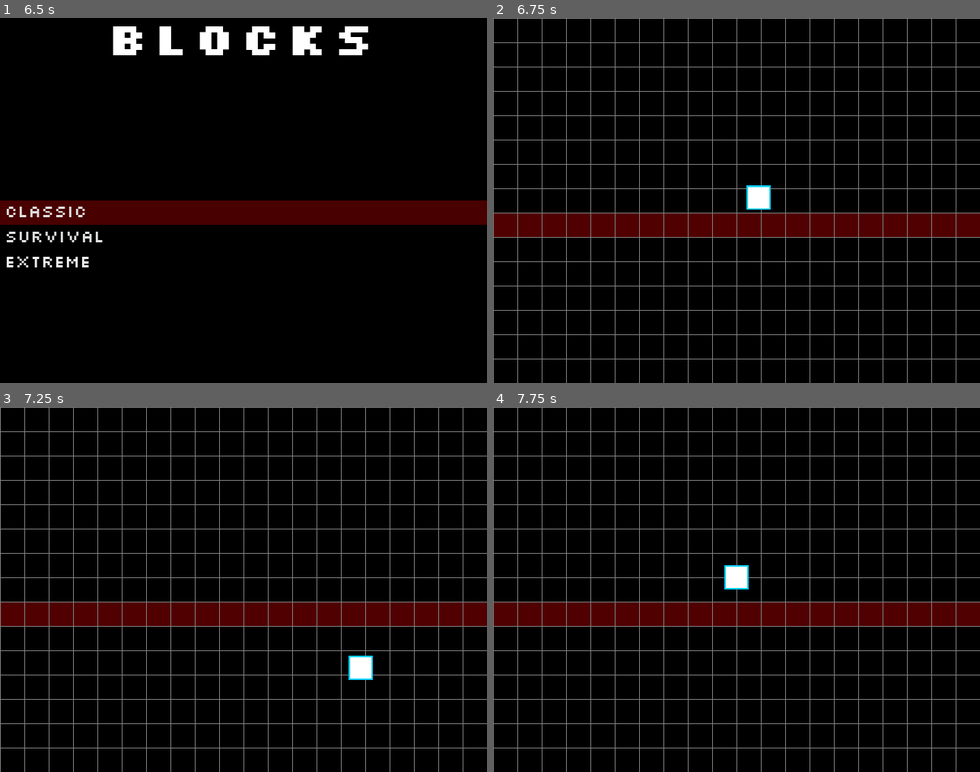
Above: before the commit, frames 1-4 (two rows, left to right).
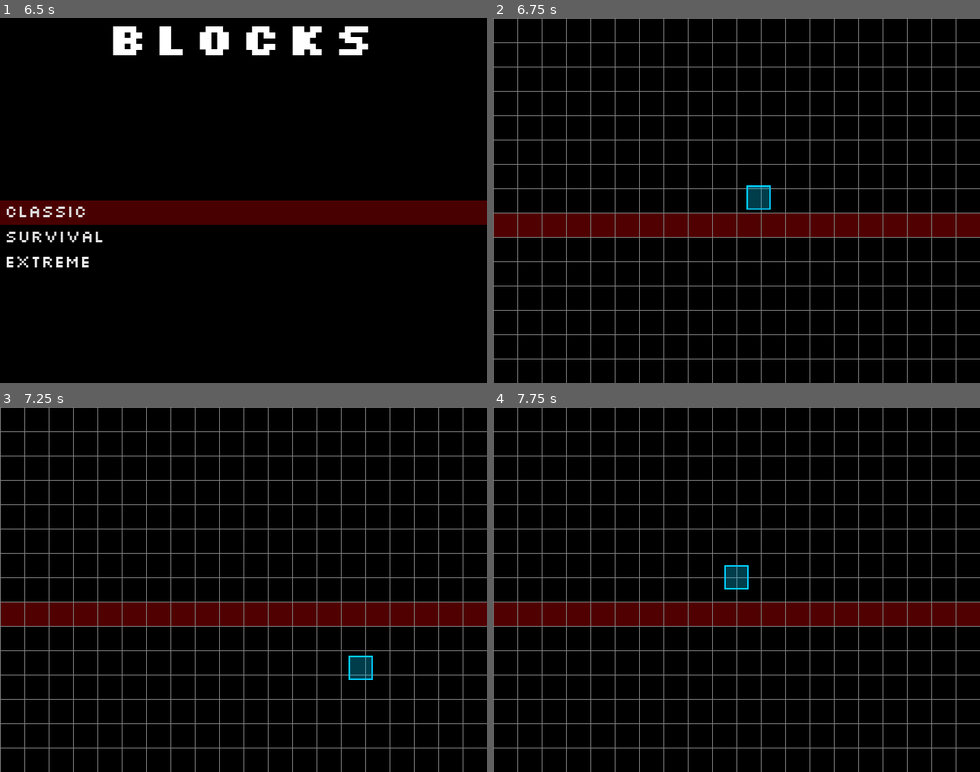
Above: after the commit, the same moments.

Repository: boscutti939/Blocks
Game: Godot game, scene res://Scenes/Menu.tscn
Same seed, same stepped clock (60 frames per second), same inputs: the game is played once before the commit and once after it.
Inputs:
- Up to frame 1 (6.5 s): click "Play" at 0.5 s; click "Play" at 1.25 s; click "Options" at 2 s; tap Enter at 2.75 s; hold D 2.78-3.5 s; hold Enter 2.78-3.5 s; tap Space at 3.02 s; click "Classic" at 3.5 s; click "Classic" at 4.25 s; click "Survival" at 5 s; click "Extreme" at 5.75 s
- Up to frame 2 (6.75 s): tap Space at 6.5 s; hold D from 6.53 s (still down); tap Enter at 6.6 s
- Up to frame 3 (7.25 s): keep holding D; tap Space at 6.77 s
- Up to frame 4 (7.75 s): release D at 7.28 s; hold A from 7.28 s (still down); hold R from 7.28 s (still down); tap Enter at 7.55 s

Frame 1 is identical in both runs. In frame 2, 0.3% of the frame differs, in the area x 52-57%, y 46-53%; in frame 3, 0.3%; in frame 4, 0.3%.

Commit message:
oops, lava was invisible
my bad, fixed it now

Diff:
--- a/Scenes/blockCollisionCheck.tscn
+++ b/Scenes/blockCollisionCheck.tscn
@@ -4,7 +4,6 @@
 extents = Vector2( 16, 16 )
 
 [node name="blockCollisionCheck" type="Area2D"]
-editor/display_folded = true
 collision_layer = 2
 collision_mask = 2
 
--- a/Scenes/field.tscn
+++ b/Scenes/field.tscn
@@ -23,7 +23,7 @@
 extents = Vector2( 32, 32 )
 
 [sub_resource type="RectangleShape2D" id=2]
-extents = Vector2( 320, 224 )
+extents = Vector2( 320, 232 )
 
 [sub_resource type="RectangleShape2D" id=3]
 extents = Vector2( 320, 384 )
@@ -120,7 +120,7 @@
 collision_mask = 16
 
 [node name="collisionShape" type="CollisionShape2D" parent="sceneCamera/blockCheckArea"]
-position = Vector2( 320, 240 )
+position = Vector2( 320, 232 )
 shape = SubResource( 2 )
 
 [node name="blockDestroyArea" type="Area2D" parent="sceneCamera"]
@@ -133,6 +133,7 @@
 collision_mask = 16
 
 [node name="collisionShape" type="CollisionShape2D" parent="sceneCamera/blockDestroyArea"]
+visible = false
 position = Vector2( 320, 384 )
 shape = SubResource( 3 )
 
@@ -154,7 +155,6 @@
 }
 
 [node name="lava" type="Node2D" parent="."]
-visible = false
 position = Vector2( 320, 480 )
 z_index = 10
 script = ExtResource( 15 )
--- a/Scenes/player.tscn
+++ b/Scenes/player.tscn
@@ -14,7 +14,7 @@
 
 [sub_resource type="Gradient" id=1]
 offsets = PoolRealArray( 1 )
-colors = PoolColorArray( 1, 1, 1, 1 )
+colors = PoolColorArray( 0, 0.811765, 1, 0.294118 )
 
 [sub_resource type="GradientTexture" id=2]
 gradient = SubResource( 1 )
--- a/Scripts/player/player.gd
+++ b/Scripts/player/player.gd
@@ -32,6 +32,7 @@
 		if collision.get_collider():
 			if collision.collider.position.y < position.y - 17 and collision.collider.position.x < position.x + 30 and collision.collider.position.x > position.x - 30:
 				if not collision.collider == null and not collision.collider.name.match("?yellow_block*"):
+					print_debug("I was killed by ", collision.collider.name, " at position", position, " where the collider position was ", collision.collider.position);
 					explode();
 			if collision.collider.position.y < position.y - 16:
 				if motion.y > 0:
@@ -62,6 +63,7 @@
 	position.x = clamp(position.x, 16, 640-16);
 
 func explode():
+	print_debug("I died.");
 	queue_free();
 
 func _on_jumptimer_timeout():
Not shown: 1 places in Scenes/player.tscn that only renumber resources
Not shown, changed: htmlexport/Blocks.pck
